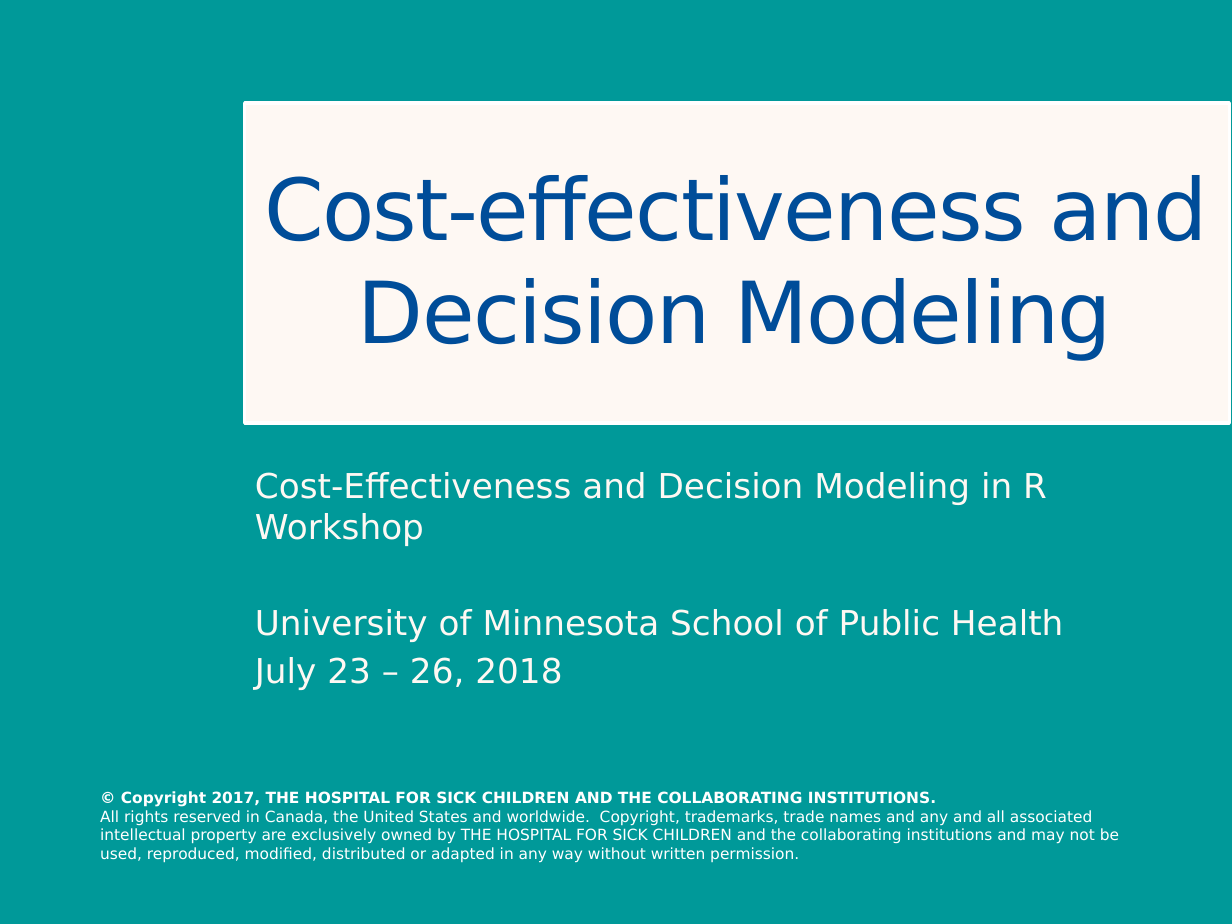
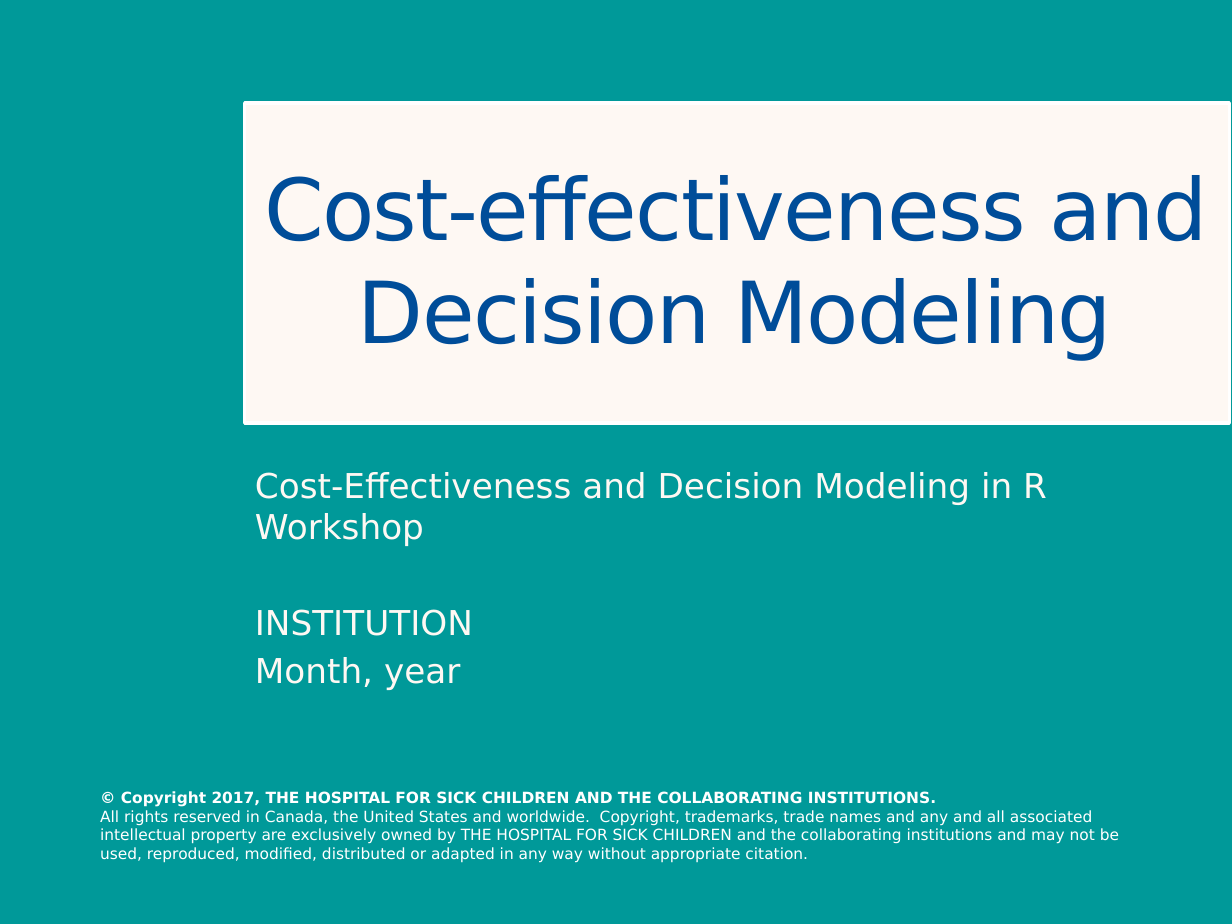
Before and after one commit to DARTH-git/Course-Modularization, a slide deck: slide 1 of Decision trees/Slides/CEA and Decision Modeling Overview.pptx. Drawn at 1232x924 pixels with LibreOffice and Linux fonts; fonts in the diff are those of the drawing. Boxes give left, top, right and bottom in pixels: in the first picture for what was removed or moved away, otherwise in the second. Text is boxed around its words. In the diff, an @@ line names an element or a change of style, - is before the commit and + after.

```diff
--- a/Decision trees/Slides/CEA and Decision Modeling Overview.pptx
+++ b/Decision trees/Slides/CEA and Decision Modeling Overview.pptx
@@ subtitle at (255, 609, 473, 690): text changed @@
-University of Minnesota School of Public Health
-July 23 – 26, 2018
+INSTITUTION
+Month, year
@@ text at (100, 810, 1119, 863): text changed @@
-All rights reserved in Canada, the United States and worldwide. Copyright, trademarks, trade names and any and all associated intellectual property are exclusively owned by THE HOSPITAL FOR SICK CHILDREN and the collaborating institutions and may not be used, reproduced, modified, distributed or adapted in any way without written permission.
+All rights reserved in Canada, the United States and worldwide. Copyright, trademarks, trade names and any and all associated intellectual property are exclusively owned by THE HOSPITAL FOR SICK CHILDREN and the collaborating institutions and may not be used, reproduced, modified, distributed or adapted in any way without appropriate citation.
```
Also in this commit, not shown: 8 other files.
